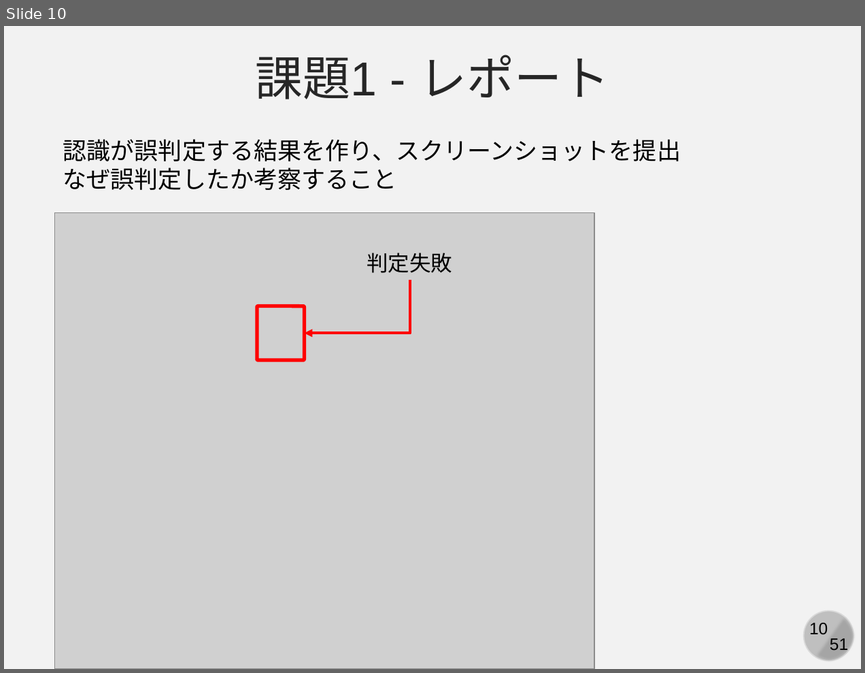
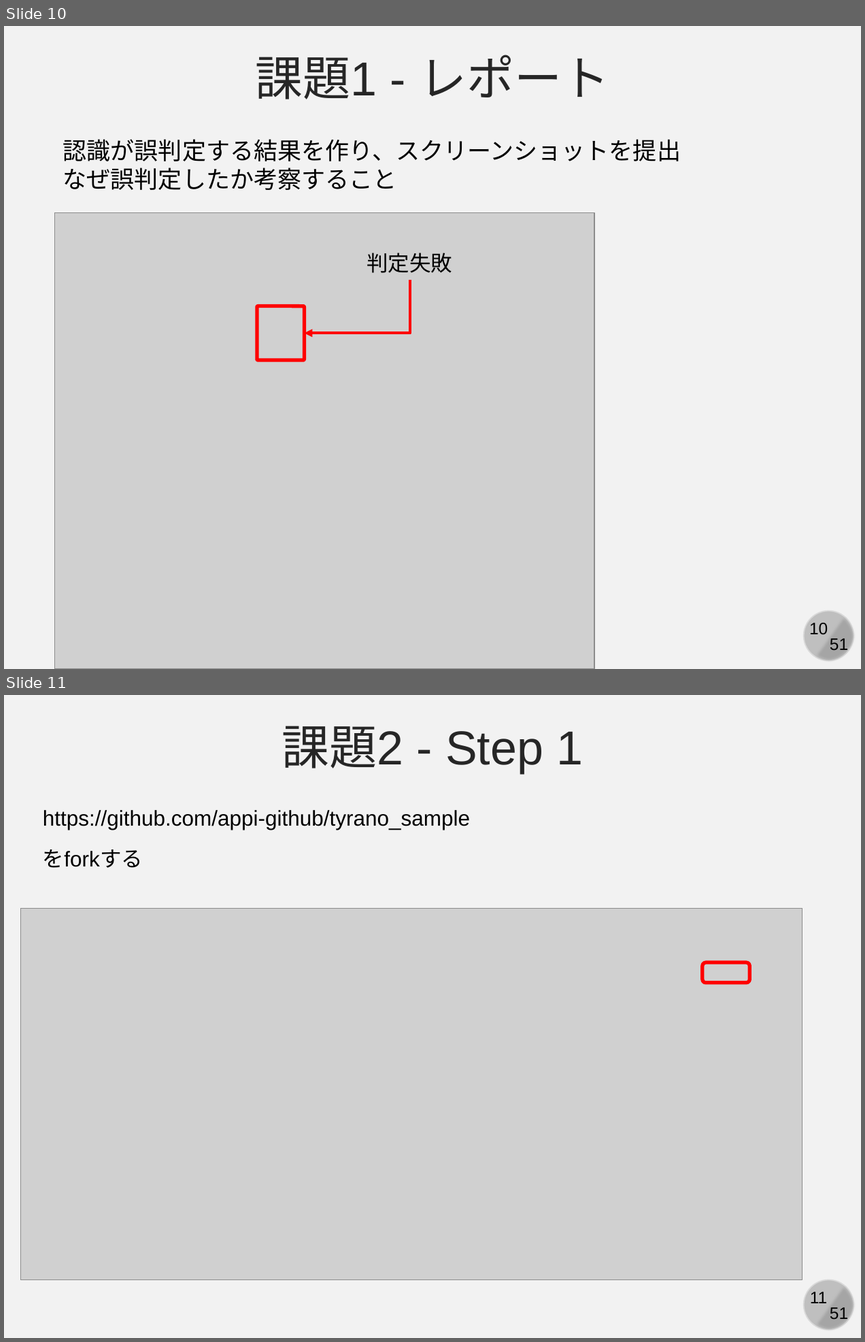
Before and after one commit to kaityo256/github, a slide deck: practice_github2/fig/github_ex04.pptx. Shown one above the other, each under a label of ours: slide 10 before the commit, slides 10 and 11 after it. The pictures are 865x673 and 865x1342 pixels, drawn with LibreOffice and Linux fonts; fonts in the diff are those of the drawing; grey boxes stand for pictures. Boxes give left, top, right and bottom in pixels: in the first picture for what was removed or moved away, otherwise in the second. Text is boxed around its words. In the diff, an @@ line names an element or a change of style, - is before the commit and + after.

```diff
--- a/practice_github2/fig/github_ex04.pptx
+++ b/practice_github2/fig/github_ex04.pptx
@@ slide 11 added at (4, 695, 861, 1338), background #F2F2F2; not listed: 4 template elements that a slide beside it also shows @@
@@ text added at (281, 726, 583, 773), 40 pt, text #262626 @@
+課題2 - Step 1
@@ text added at (43, 810, 470, 830), 18 pt, text #000000 @@
+https://github.com/appi-github/tyrano_sample
@@ text added at (43, 849, 143, 868), 18 pt, text #000000 @@
+をforkする
@@ picture added at (21, 909, 802, 1279) @@
@@ rounded rectangle added at (702, 962, 749, 983), outline #FF0000 3 pt @@
```
Also in this commit, not shown: 12 other slides added, 1 other file.
